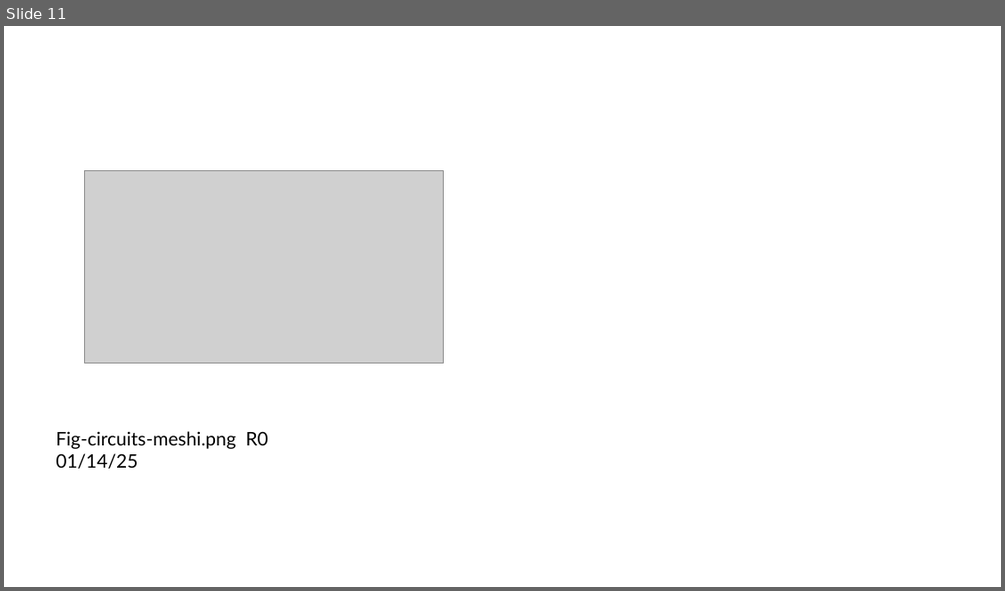
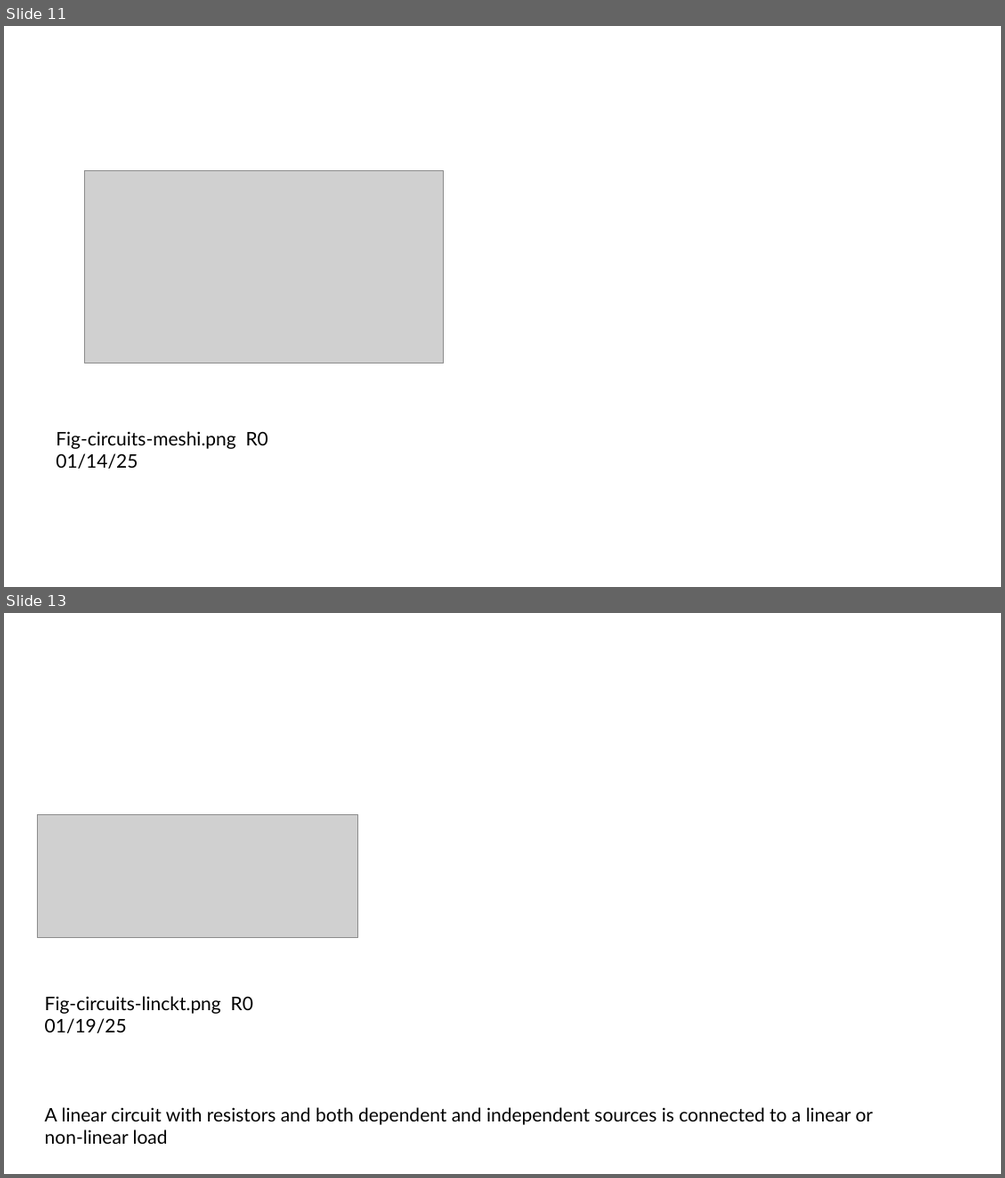
Before and after one commit to mixignal-press/ebook-ice1, a slide deck: figures/fig.pptx. Shown one above the other, each under a label of ours: slide 11 before the commit, slides 11 and 13 after it; the slides between them are not shown. The pictures are 1005x591 and 1005x1178 pixels, drawn with LibreOffice and Linux fonts; fonts in the diff are those of the drawing; grey boxes stand for pictures. Boxes give left, top, right and bottom in pixels: in the first picture for what was removed or moved away, otherwise in the second. Text is boxed around its words. In the diff, an @@ line names an element or a change of style, - is before the commit and + after.

```diff
--- a/figures/fig.pptx
+++ b/figures/fig.pptx
@@ slide 13 added at (4, 613, 1001, 1174), background #FFFFFF @@
@@ picture added at (38, 815, 357, 938) @@
@@ text added at (45, 996, 253, 1033), 18 pt, text #000000 @@
+Fig-circuits-linckt.png R0 01/19/25
@@ text added at (45, 1107, 874, 1143), 18 pt, text #000000 @@
+A linear circuit with resistors and both dependent and independent sources is connected to a linear or non-linear load
```
Also in this commit, not shown: 1 slide changed, 2 other slides added, 2 other files.
